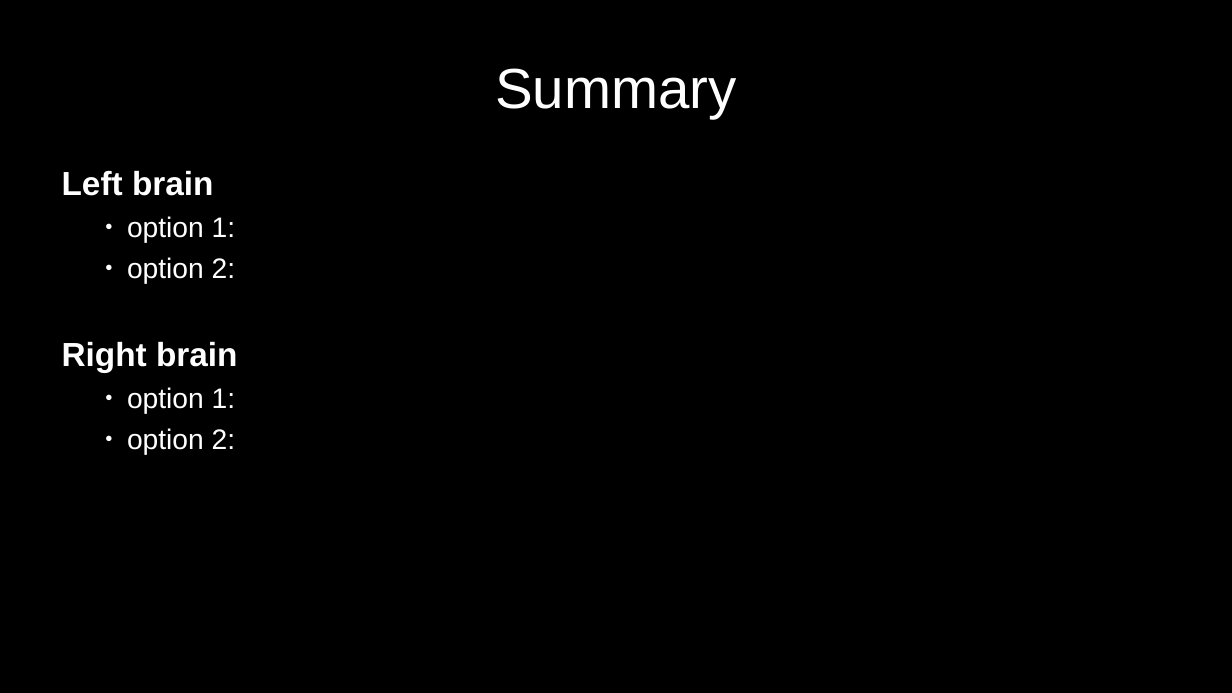
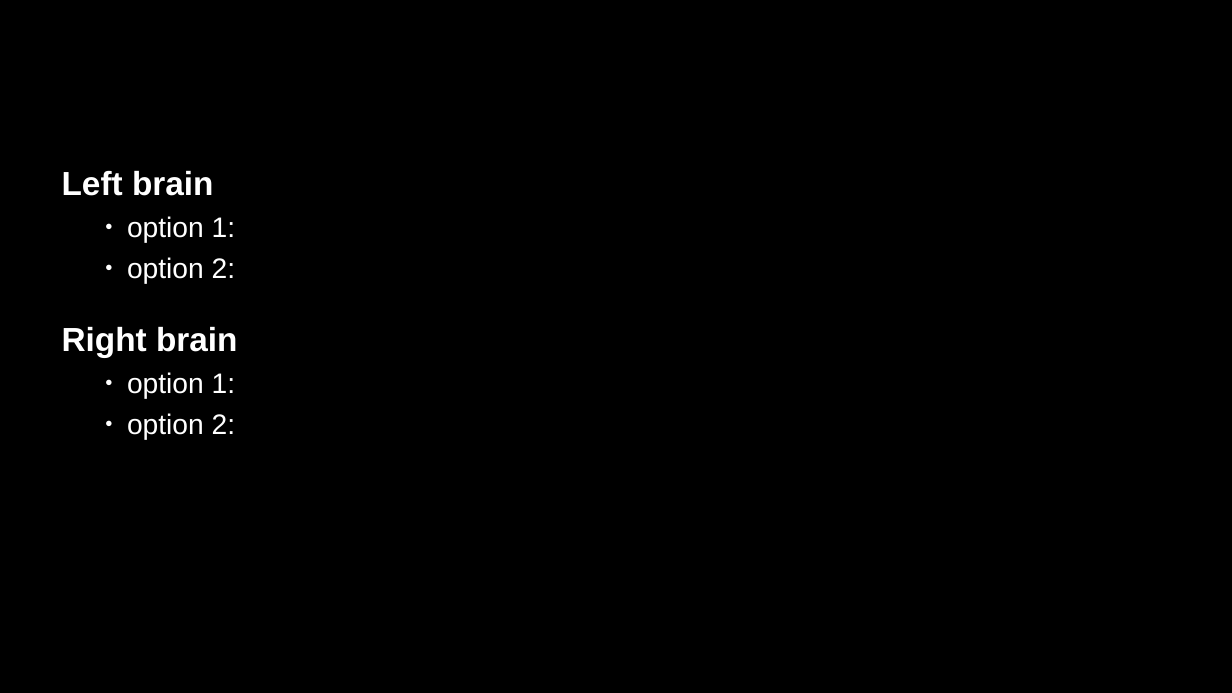
Before and after one commit to greydongilmore/clinical_dicom2bids_smk, a slide deck: slide 12 of resources/medtronic_sensight_reconstructions.pptx. Drawn at 1232x693 pixels with LibreOffice and Linux fonts; fonts in the diff are those of the drawing. Boxes give left, top, right and bottom in pixels: in the first picture for what was removed or moved away, otherwise in the second. Text is boxed around its words. In the diff, an @@ line names an element or a change of style, - is before the commit and + after.

```diff
--- a/resources/medtronic_sensight_reconstructions.pptx
+++ b/resources/medtronic_sensight_reconstructions.pptx
@@ title removed at [495, 68, 736, 118] @@
-Summary
@@ subtitle at [62, 170, 237, 357]: less space between paragraphs @@
```
Also in this commit, not shown: 11 other slides changed, 3 other files.
